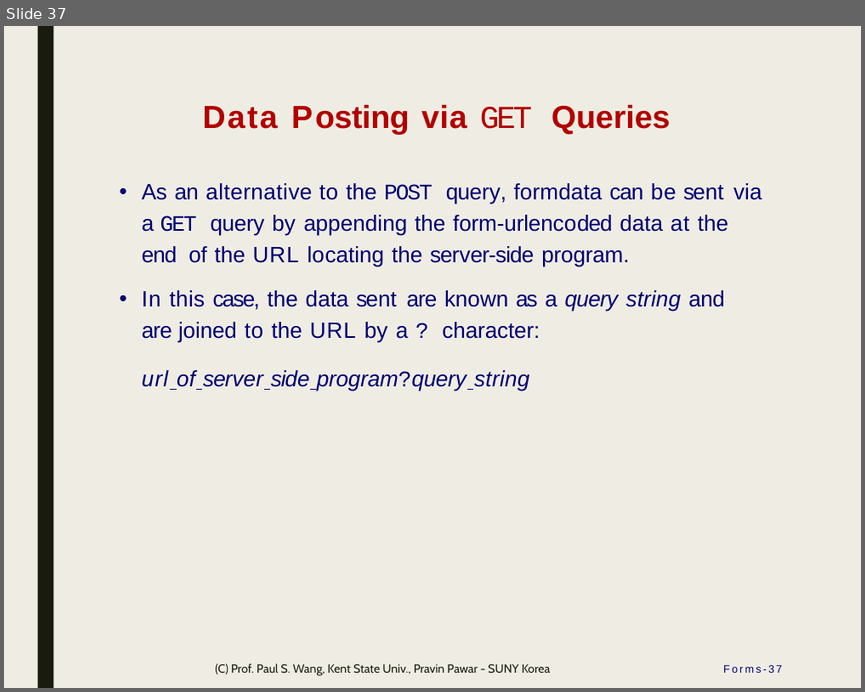
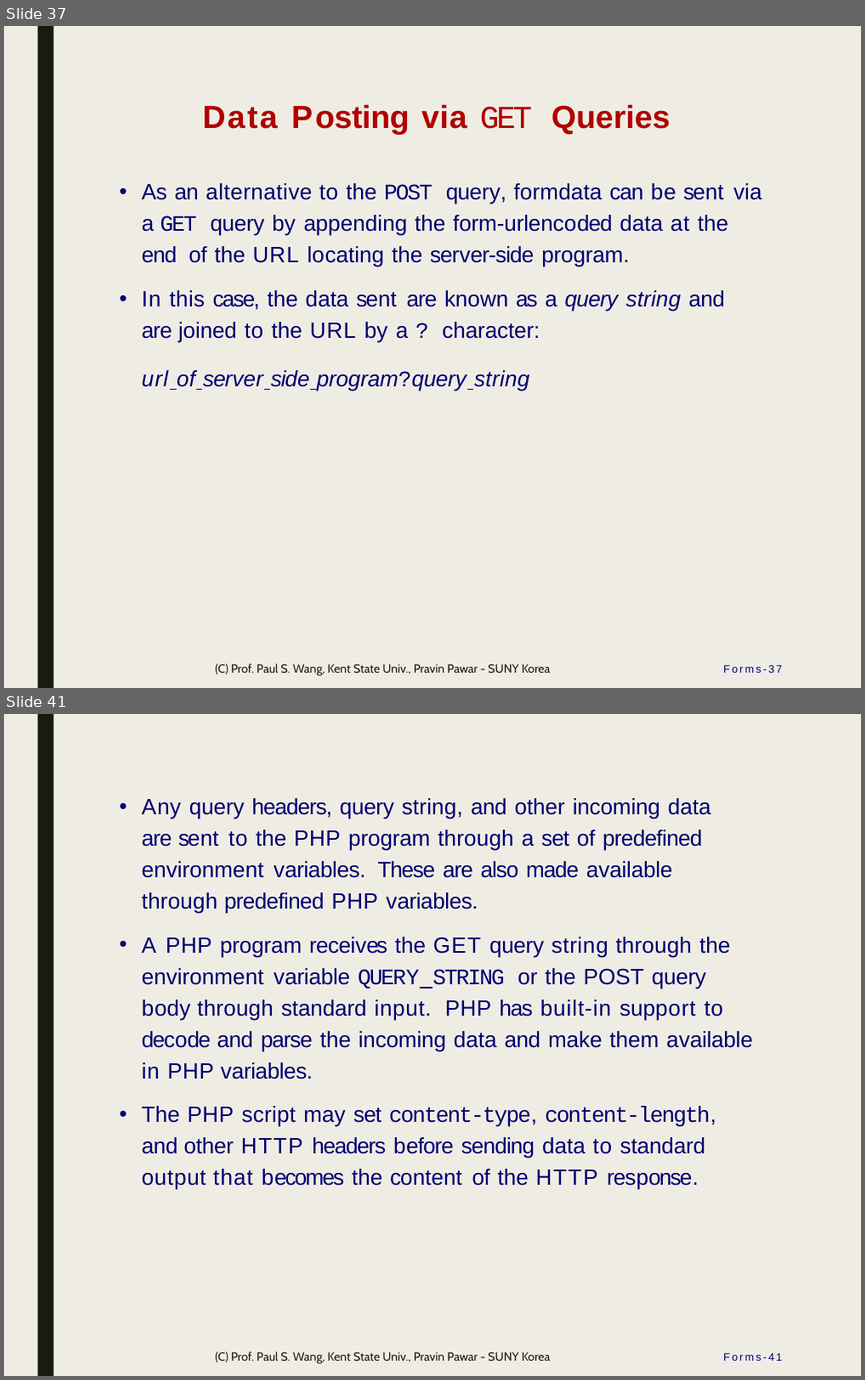
Before and after one commit to ppawar/ppawar.github.io, a slide deck: Fall2019/CSE102-F19/lectures/CSE102_Lec6 - Forms, PHP.pptx. Shown one above the other, each under a label of ours: slide 37 before the commit, slides 37 and 41 after it; the slides between them are not shown. The pictures are 865x692 and 865x1380 pixels, drawn with LibreOffice and Linux fonts; fonts in the diff are those of the drawing. Boxes give left, top, right and bottom in pixels: in the first picture for what was removed or moved away, otherwise in the second. Text is boxed around its words. In the diff, an @@ line names an element or a change of style, - is before the commit and + after.

```diff
--- a/Fall2019/CSE102-F19/lectures/CSE102_Lec6 - Forms, PHP.pptx
+++ b/Fall2019/CSE102-F19/lectures/CSE102_Lec6 - Forms, PHP.pptx
@@ slide 41 added at <box>4,714,861,1376</box>, background #EFEDE3; not listed: 1 template element that a slide beside it also shows @@
@@ text added at <box>142,798,753,1190</box>, 20.5 pt, text #000072 @@
+• Any query headers, query string, and other incoming data are sent to the PHP program through a set of predefined environment variables. These are also made available through predefined PHP variables.
+• A PHP program receives the GET query string through the environment variable QUERY STRING or the POST query body through standard input. PHP has built-in support to decode and parse the incoming data and make them available in PHP variables.
+• The PHP script may set content-type, content-length, and other HTTP headers before sending data to standard output that becomes the content of the HTTP response.
@@ text added at <box>215,1352,551,1364</box>, 11 pt, text #191B0E @@
+(C) Prof. Paul S. Wang, Kent State Univ., Pravin Pawar - SUNY Korea
@@ page number added at <box>723,1353,782,1361</box>, 10 pt, text #000072 @@
+Forms-41
```
Also in this commit, not shown: 5 slides changed, 23 other slides added, 1 slide removed.
